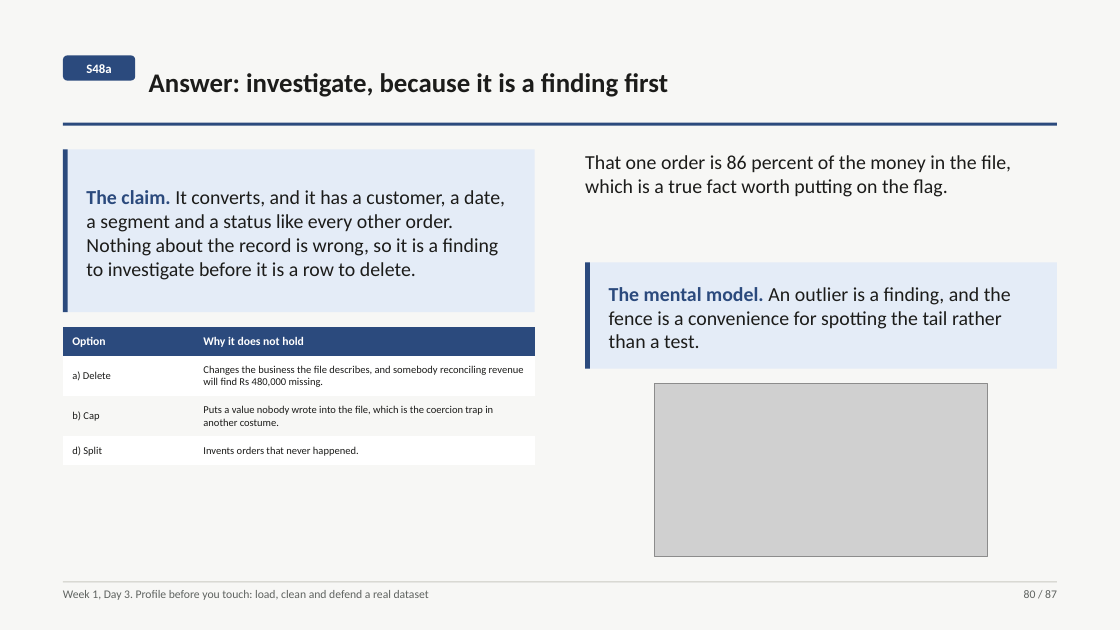
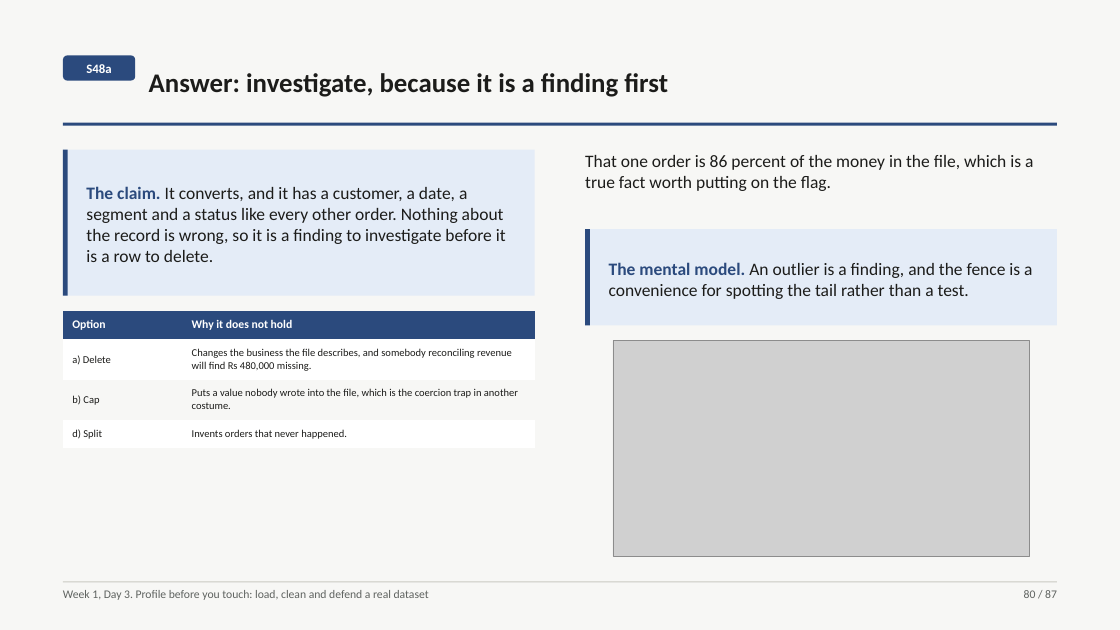
Before and after one commit to fde-academy-lab/c2-content-factory, a slide deck: slide 80 of content/W01/D3/slides/C2_W01_D03_deck_STUDENT.pptx. Drawn at 1120x630 pixels with LibreOffice and Linux fonts; fonts in the diff are those of the drawing; grey boxes stand for pictures. Boxes give left, top, right and bottom in pixels: in the first picture for what was removed or moved away, otherwise in the second. Text is boxed around its words. In the diff, an @@ line names an element or a change of style, - is before the commit and + after.

```diff
--- a/content/W01/D3/slides/C2_W01_D03_deck_STUDENT.pptx
+++ b/content/W01/D3/slides/C2_W01_D03_deck_STUDENT.pptx
@@ rectangle: place and size @@
-rectangle at [63, 150, 535, 313]
+rectangle at [63, 150, 535, 296]
@@ rectangle: place and size @@
-rectangle at [63, 150, 68, 313]
+rectangle at [63, 150, 68, 296]
@@ text "The claim. It converts, and ..." at [86, 186, 506, 262]: size 17 to 15 pt @@
@@ text "That one order is 86 ..." at [585, 155, 1033, 191]: size 17 to 15 pt; less space between paragraphs @@
@@ rectangle: place and size @@
-rectangle at [586, 262, 1058, 369]
+rectangle at [586, 229, 1058, 326]
@@ rectangle: place and size @@
-rectangle at [586, 262, 591, 369]
+rectangle at [586, 229, 591, 326]
@@ text "The mental model. An outlier ..." at [609, 262, 1032, 299]: size 17 to 15 pt @@
@@ text "The mental model. An outlier ...": place and size @@
-text "The mental model. An outlier ..." at [609, 287, 1011, 348]
+text "The mental model. An outlier ..." at [609, 262, 1032, 299]
@@ table: place and size @@
-table at [63, 328, 535, 465]
+table at [63, 311, 535, 449]
@@ picture: place and size @@
-picture at [655, 384, 987, 556]
+picture at [613, 340, 1030, 556]
```
Also in this commit, not shown: 4 other slides changed, 23 other files.
